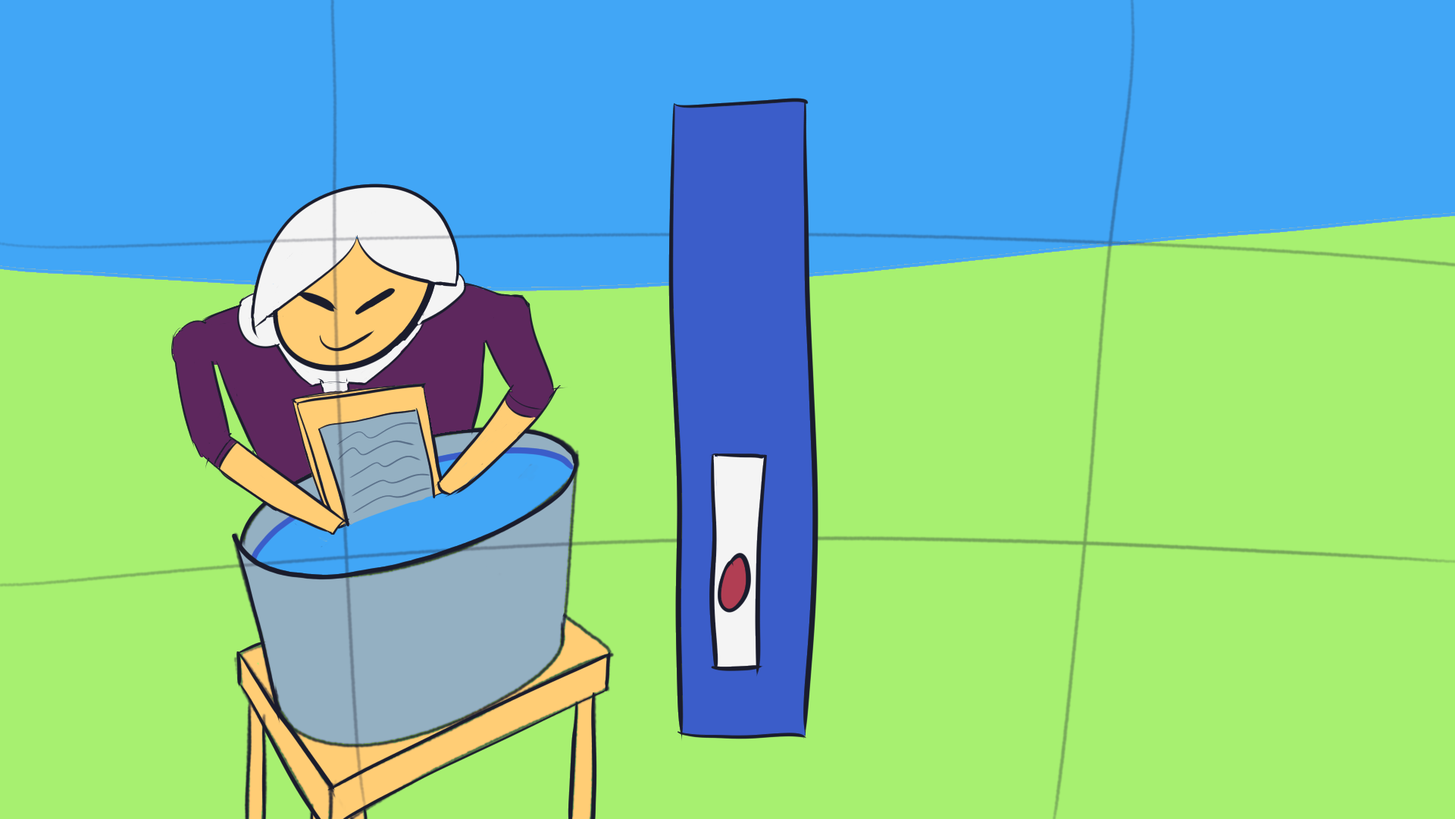
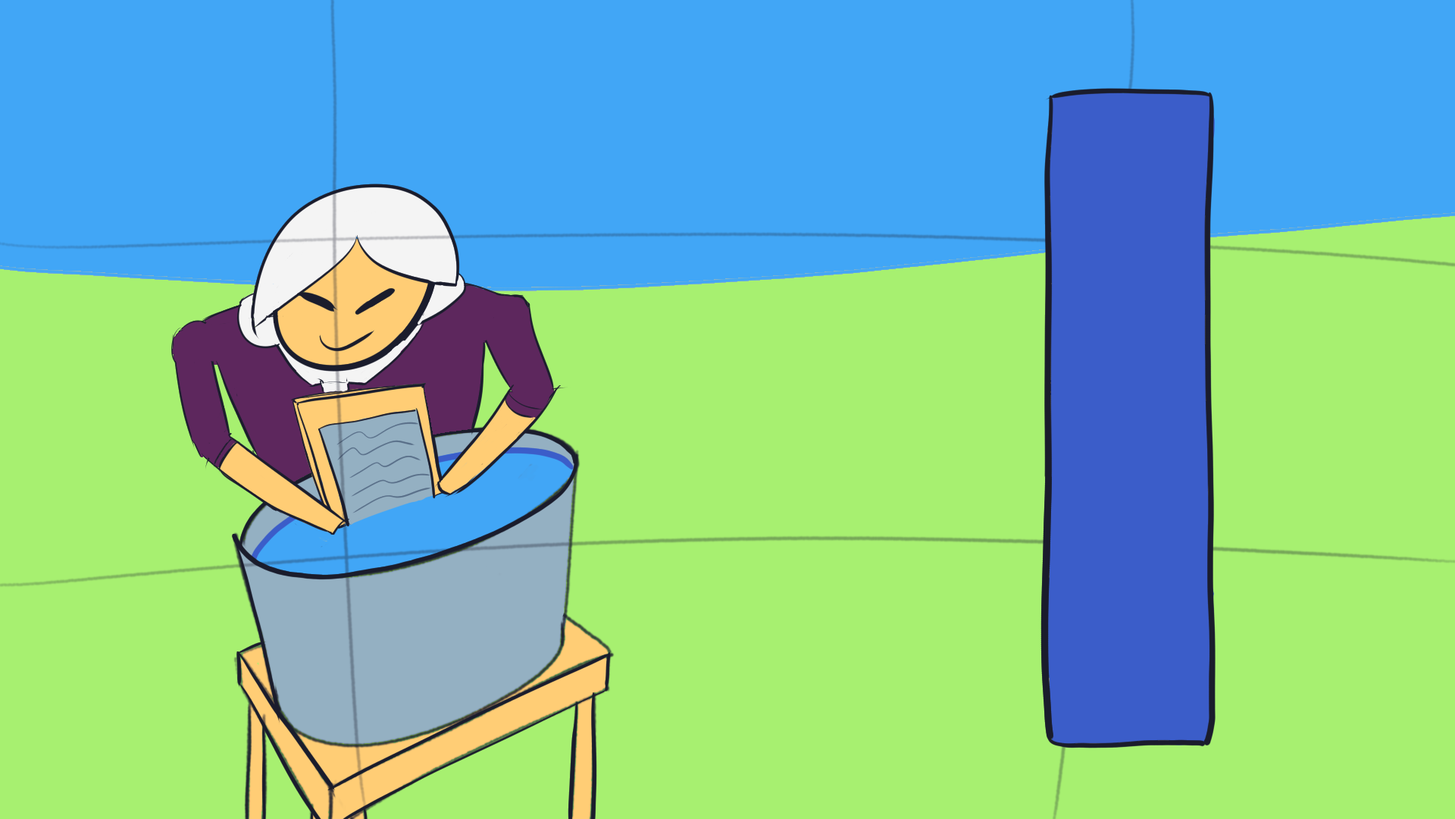
Revision of a layered w=1455, h=819 image; what changed, layer by layer:
painted on "3 points" over [668, 87, 1216, 749]
painted on "lady" over [668, 103, 680, 733]
painted on "Background" over [668, 87, 1216, 749]
